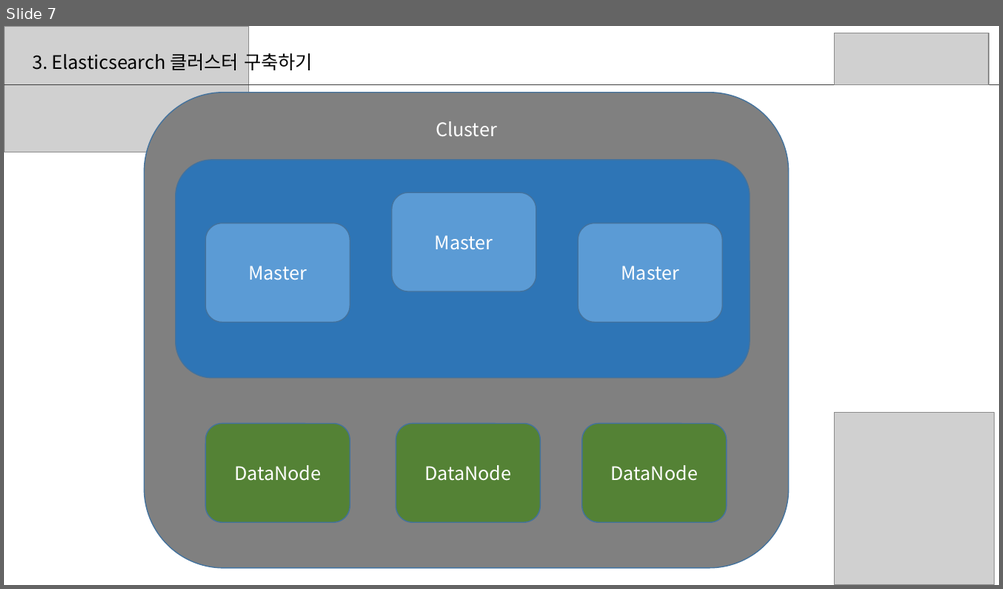
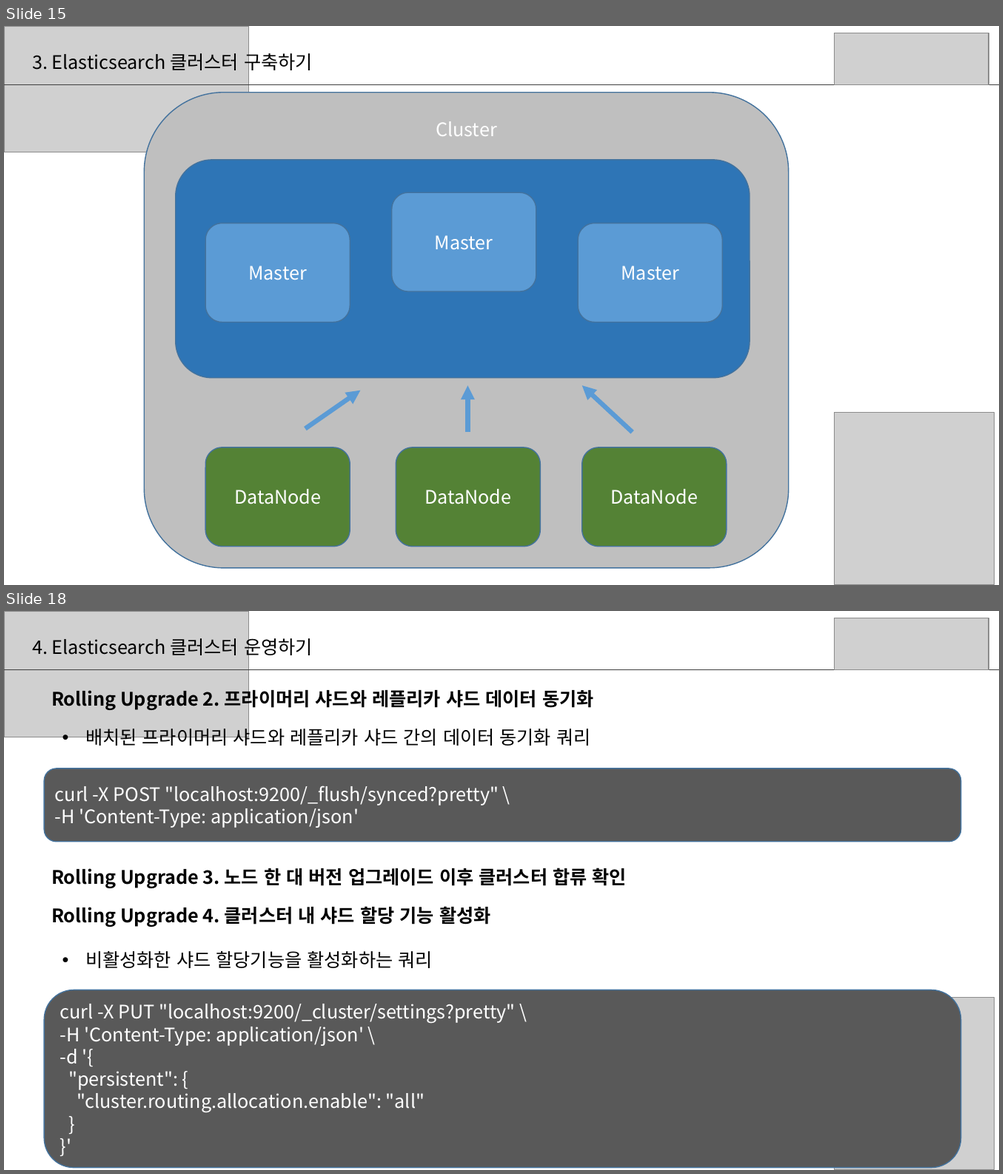
Before and after one commit to sup2is/dev-note, a slide deck: study/elasticsearch/Elasticsearch스터디2주차자료.pptx. Shown one above the other, each under a label of ours: slide 7 before the commit, slides 15 and 18 after it; the slides between them are not shown. The pictures are 1003x589 and 1003x1174 pixels, drawn with LibreOffice and Linux fonts; fonts in the diff are those of the drawing; grey boxes stand for pictures. Boxes give left, top, right and bottom in pixels: in the first picture for what was removed or moved away, otherwise in the second. Text is boxed around its words. In the diff, an @@ line names an element or a change of style, - is before the commit and + after.

```diff
--- a/study/elasticsearch/Elasticsearch스터디2주차자료.pptx
+++ b/study/elasticsearch/Elasticsearch스터디2주차자료.pptx
@@ slide 18 added at [4,611,999,1170], background #FFFFFF @@
@@ picture added at [4,611,249,737] @@
@@ picture added at [834,618,988,669] @@
@@ text added at [32,635,313,658], 18 pt, text #000000 @@
+4. Elasticsearch 클러스터 운영하기
@@ line added from (4, 670) to (999, 670), #404040 0.5 pt @@
@@ text added at [51,686,594,710], 18 pt, text #000000, bold @@
+Rolling Upgrade 2. 프라이머리 샤드와 레플리카 샤드 데이터 동기화
@@ text added at [85,725,590,749], 18 pt, text #000000 @@
+• 배치된 프라이머리 샤드와 레플리카 샤드 간의 데이터 동기화 쿼리
@@ rounded rectangle added at [44,769,962,842], fill #595959, outline #43739E 1 pt, 18 pt, text #FFFFFF @@
+curl -X POST "localhost:9200/_flush/synced?pretty" \
+-H 'Content-Type: application/json'
@@ text added at [51,868,626,889], 18 pt, text #000000, bold @@
+Rolling Upgrade 3. 노드 한 대 버전 업그레이드 이후 클러스터 합류 확인
@@ text added at [51,906,491,927], 18 pt, text #000000, bold @@
+Rolling Upgrade 4. 클러스터 내 샤드 할당 기능 활성화
@@ text added at [85,951,432,968], 18 pt, text #000000 @@
+• 비활성화한 샤드 할당기능을 활성화하는 쿼리
@@ rounded rectangle added at [44,990,962,1167], fill #595959, outline #43739E 1 pt, 18 pt, text #FFFFFF @@
+curl -X PUT "localhost:9200/_cluster/settings?pretty" \
+-H 'Content-Type: application/json' \
+-d '{
+"persistent": {
+"cluster.routing.allocation.enable": "all"
+}
+}'
@@ picture added at [834,998,994,1170] @@
@@ what was slide 7 is now slide 15 @@
@@ slide 15 changed as well @@
@@ rounded rectangle "Cluster" at [145,93,789,568]: fill #808080 to #BFBFBF @@
@@ arrow added from (305, 429) to (361, 391), #5B9BD5 4.5 pt @@
@@ arrow added from (467, 432) to (467, 386), #5B9BD5 4.5 pt @@
@@ arrow added from (632, 432) to (582, 386), #5B9BD5 4.5 pt @@
@@ 3 rounded rectangles: place and size @@
-3 rounded rectangles at [205,423,726,523]
+3 rounded rectangles at [205,448,726,547]
```
Also in this commit, not shown: 5 other slides changed, 30 other slides added.
